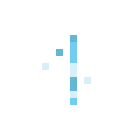
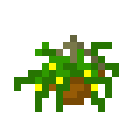
Layer changes from the first (140, 140) image to the second:
added layer "Layer 22" above "Layer 21" over [35, 63, 98, 91]
added layer "Layer 21" above "Layer 20" over [14, 42, 119, 112]
added layer "Layer 20" above "Layer 17 copy" over [42, 35, 105, 105]
hid "Layer 7 copy 3" over [42, 35, 91, 105]
